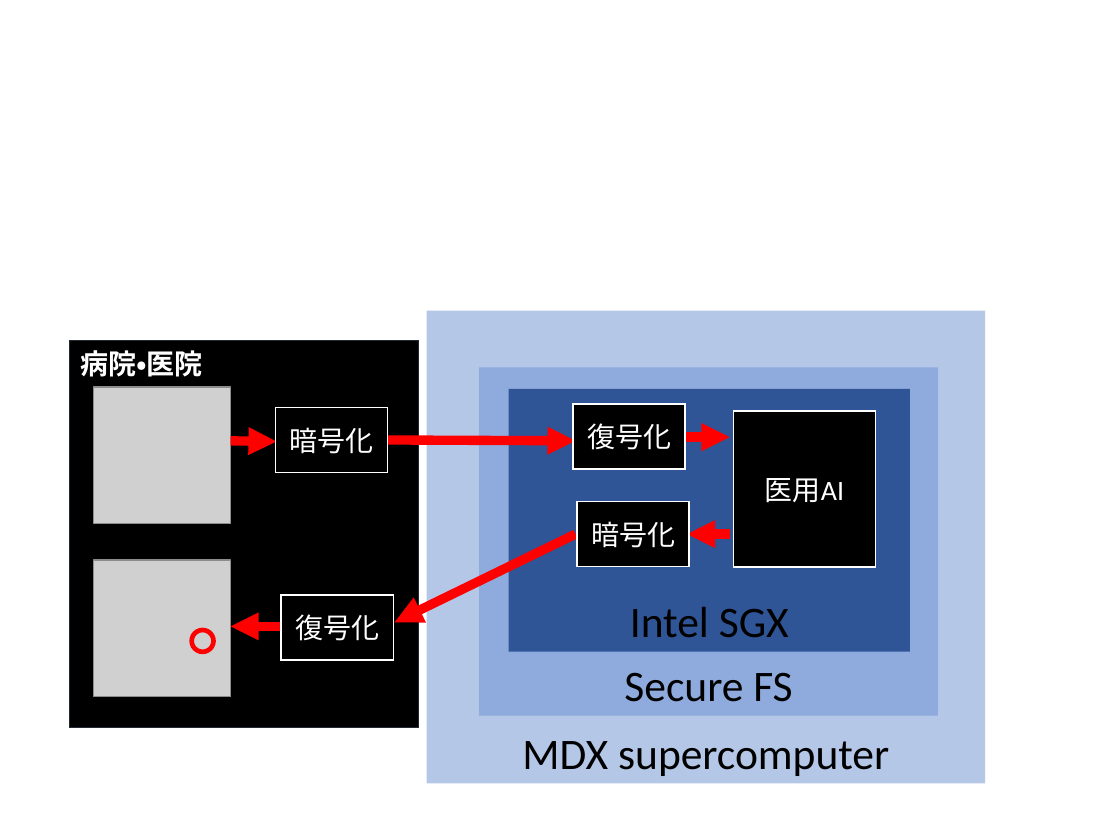
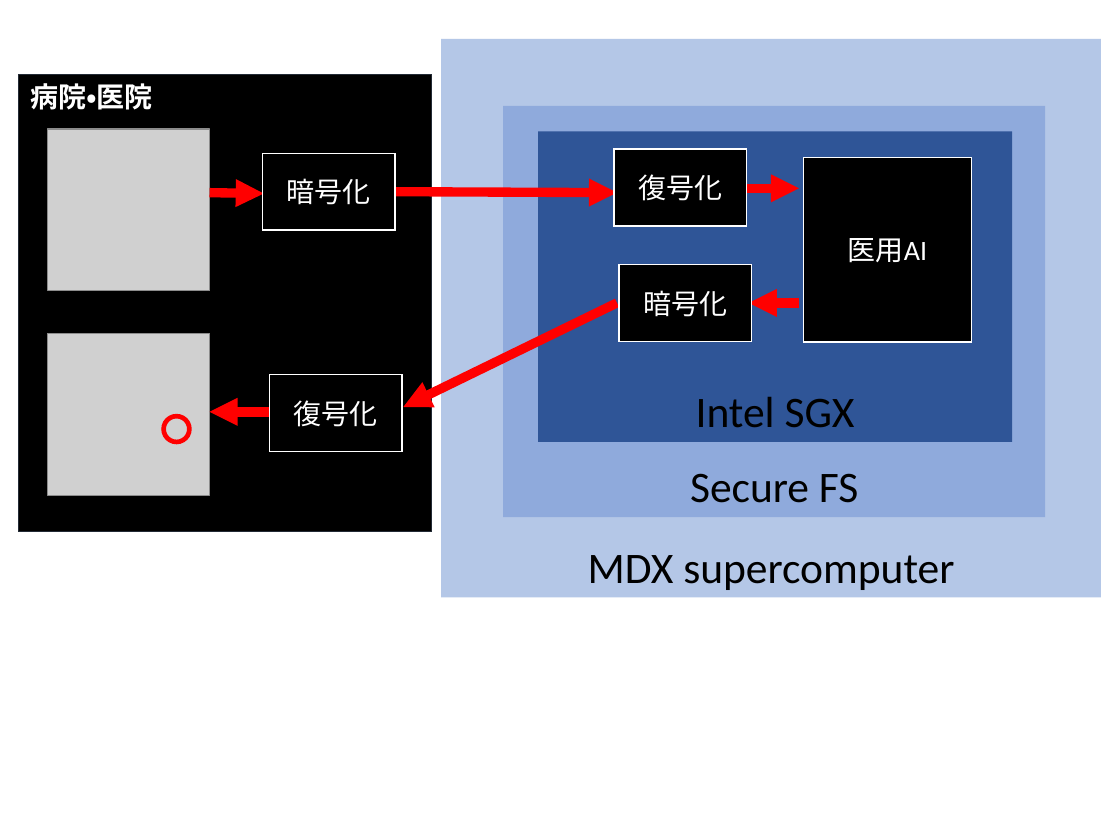
Before and after one commit to secure-privacy-project/secure-privacy-project.github.io, a slide deck: slide 11 of docs/img/220421研究計画(CREST)(MOD)3-花岡グループ.pptx. Drawn at 1120x840 pixels with LibreOffice and Linux fonts; fonts in the diff are those of the drawing; grey boxes stand for pictures. Boxes give left, top, right and bottom in pixels: in the first picture for what was removed or moved away, otherwise in the second. Text is boxed around its words. In the diff, an @@ line names an element or a change of style, - is before the commit and + after.

```diff
--- a/docs/img/220421研究計画(CREST)(MOD)3-花岡グループ.pptx
+++ b/docs/img/220421研究計画(CREST)(MOD)3-花岡グループ.pptx
@@ rectangle "MDX supercomputer": place and size @@
-rectangle "MDX supercomputer" at (427,310,986,783)
+rectangle "MDX supercomputer" at (441,39,1101,598)
@@ rectangle "病院・医院": place and size @@
-rectangle "病院・医院" at (69,340,419,728)
+rectangle "病院・医院" at (19,74,432,532)
@@ rectangle "Secure FS": place and size @@
-rectangle "Secure FS" at (479,367,939,716)
+rectangle "Secure FS" at (503,106,1045,517)
@@ picture: place and size @@
-picture at (94,386,231,523)
+picture at (48,129,209,290)
@@ rectangle "Intel SGX": place and size @@
-rectangle "Intel SGX" at (508,389,909,652)
+rectangle "Intel SGX" at (538,131,1011,441)
@@ rectangle "復号化": place and size @@
-rectangle "復号化" at (573,404,685,469)
+rectangle "復号化" at (614,149,746,226)
@@ rectangle "暗号化": place and size @@
-rectangle "暗号化" at (276,408,388,473)
+rectangle "暗号化" at (262,153,394,231)
@@ rectangle "医用AI": place and size @@
-rectangle "医用AI" at (734,411,876,567)
+rectangle "医用AI" at (804,158,972,343)
@@ arrow moved from (231, 441) - (277, 441) to (209, 193) - (263, 194) @@
@@ arrow moved from (388, 440) - (576, 441) to (395, 192) - (617, 193) @@
@@ arrow moved from (682, 437) - (729, 437) to (743, 188) - (799, 188) @@
@@ rectangle "暗号化": place and size @@
-rectangle "暗号化" at (577,502,689,567)
+rectangle "暗号化" at (618,264,750,342)
@@ arrow moved from (576, 534) - (394, 623) to (617, 302) - (403, 407) @@
@@ arrow moved from (729, 534) - (687, 534) to (799, 302) - (749, 302) @@
@@ picture: place and size @@
-picture at (94,560,231,697)
+picture at (48,334,209,495)
@@ rectangle "復号化": place and size @@
-rectangle "復号化" at (281,595,393,660)
+rectangle "復号化" at (269,375,401,452)
@@ ellipse: place and size @@
-ellipse at (192,631,214,653)
+ellipse at (164,417,189,442)
@@ arrow moved from (281, 626) - (231, 626) to (269, 412) - (209, 412) @@
```
Also in this commit, not shown: 1 other slide changed, 2 other files.
